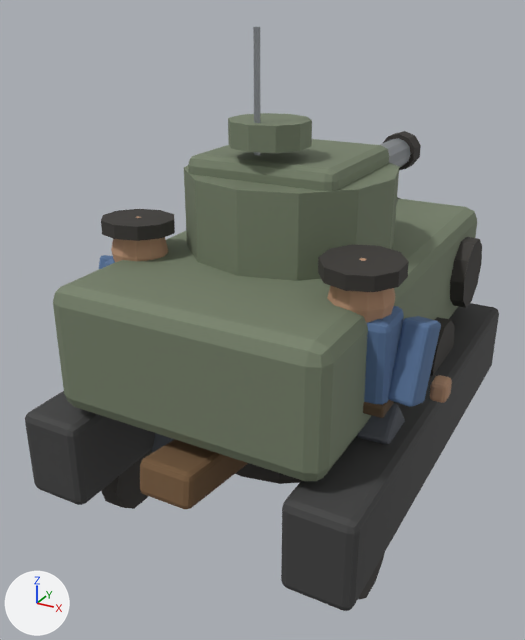
An edit to the glTF model art-src/blender/exports/siege_rig.glb, drawn before and after from the same camera.
The view is the same before and after, from a 50 mm lens placed at (1.66, -3.43, 2.33), pointed at (-0.19, -0.06, 0.65). The axes (+X, +Y, +Z) are drawn at lower left. The lights are the same throughout. The first picture is the older version. Both versions are drawn at frame 9 of the action 'Walk_Loop'; the numbers are the values there. Vertices at exactly the same position are counted once.

Objects in the first picture: 'GEO-Cannon-Siege-Wood', 'GEO-Crew-Crew-Coat', 'GEO-Crew-Crew-Skin', 'GEO-Crew-Crew-Trousers', 'GEO-Crew-Siege-Dark', 'GEO-Mortar-Siege-Dark', 'GEO-Tank-Siege-Dark', 'GEO-Tank-Siege-Metal', 'GEO-Tank-Tank-Hull', 'GEO-Tank-Tank-Track' and 1 more.
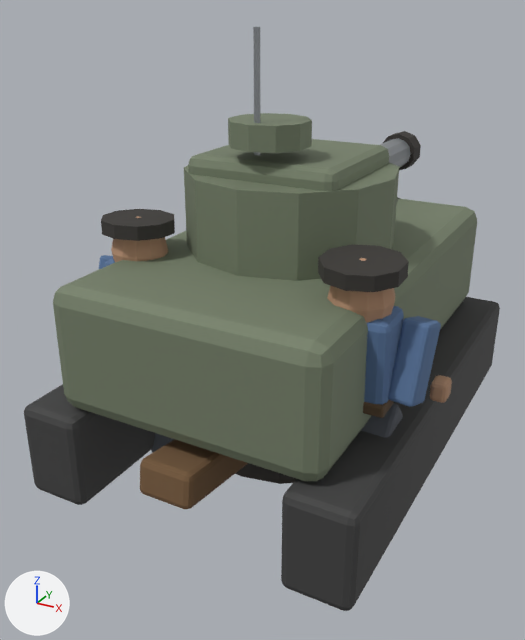
Where the change shows, as pixel boxes [x1, y1, x2, y2] in the pictures (525 x 640 px; the box of a moved part takes in the faces that stretch with it):
```json
{"object": "GEO-Tank-Tank-Track", "change": "rescaled", "before": [25, 303, 499, 611], "after": [24, 297, 500, 611]}
{"object": "GEO-Tank-Siege-Dark", "change": "reshaped", "before": [101, 131, 482, 599], "after": [383, 131, 421, 170]}
{"part": 1, "of": "me_cylinder_022", "change": "moved or reshaped", "before": [358, 553, 385, 599], "on screen": "not visible afterwards"}
{"part": 2, "of": "me_cylinder_022", "change": "moved or reshaped", "before": [430, 317, 455, 375], "on screen": "not visible afterwards"}
{"part": 3, "of": "me_cylinder_022", "change": "moved or reshaped", "before": [450, 237, 482, 308], "on screen": "not visible afterwards"}
{"part": 4, "of": "me_cylinder_022", "change": "moved or reshaped", "before": [101, 450, 153, 509], "on screen": "not visible afterwards"}
{"part": 5, "of": "me_cube_005", "change": "moved or reshaped", "before": [25, 303, 499, 602], "after": [24, 297, 500, 602]}
```

Scene script edits in JSON lines:
```json
{"block": "me_cylinder_022", "where": "# used by ob_geo_tank_siege_dark; location = (0.0, 0.0, 0.0)"}
{"op": "remove", "block": "me_cylinder_022", "code": "me_cylinder_022.from_pydata(...)  # 180 vertices, 324 faces; spans x -0.78..0.78, y -0.9..1.69, z -0.39..1.48"}
{"op": "add", "block": "me_cylinder_022", "code": "me_cylinder_022.from_pydata(...)  # 180 vertices, 324 faces; spans x -0.78..0.78, y -1.11..1.69, z 0.01..1.48"}
{"block": "me_cylinder_022", "change": "me_cylinder_022 part 1: the loose piece of 20 vertices spanning x 0.66..0.78, y -0.9..-0.48, z -0.39..0.01 is moved by (0.0, -0.21, 0.4)"}
{"block": "me_cylinder_022", "change": "me_cylinder_022 part 2: the loose piece of 20 vertices spanning x 0.66..0.78, y 0.09..0.51, z 0.29..0.69 is moved by (0.0, 0.0, -0.28)"}
{"block": "me_cylinder_022", "change": "me_cylinder_022 part 3: the loose piece of 20 vertices spanning x 0.66..0.78, y 0.59..1.01, z 0.63..1.03 is moved by (0.0, 0.1, -0.62)"}
{"block": "me_cylinder_022", "change": "me_cylinder_022 part 4: the loose piece of 20 vertices spanning x -0.78..-0.66, y -0.9..-0.48, z -0.39..0.01 is moved by (0.0, -0.21, 0.4)"}
{"block": "me_cylinder_022", "change": "other edits to the shape of me_cylinder_022 do not show in these pictures"}
{"block": "me_cube_005", "where": "# used by ob_geo_tank_tank_track; location = (0.0, 0.0, 0.0)"}
{"op": "remove", "block": "me_cube_005", "code": "me_cube_005.from_pydata(...)  # 112 vertices, 216 faces; spans x -0.89..0.89, y -1.27..1.27, z 0.0..0.46"}
{"op": "add", "block": "me_cube_005", "code": "me_cube_005.from_pydata(...)  # 112 vertices, 216 faces; spans x -0.89..0.89, y -1.27..1.27, z 0.0..0.5"}
{"block": "me_cube_005", "change": "me_cube_005 part 5: the whole mesh is scaled about the mesh origin by (1, 1, 1.1)"}
```
